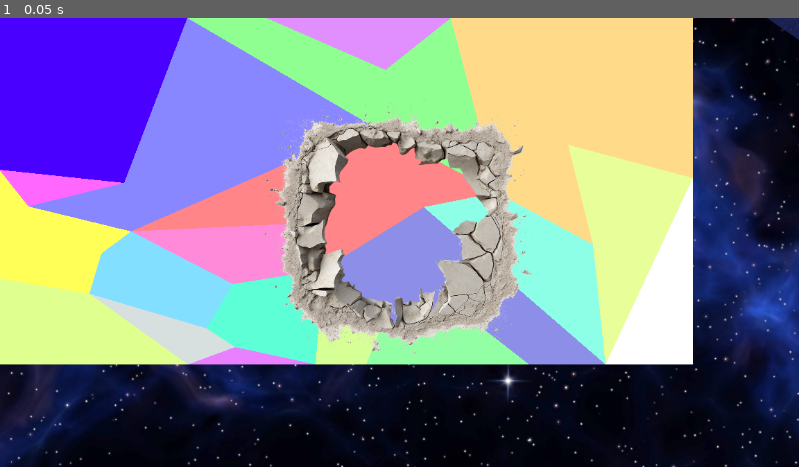
Above: before the commit, frame 1.
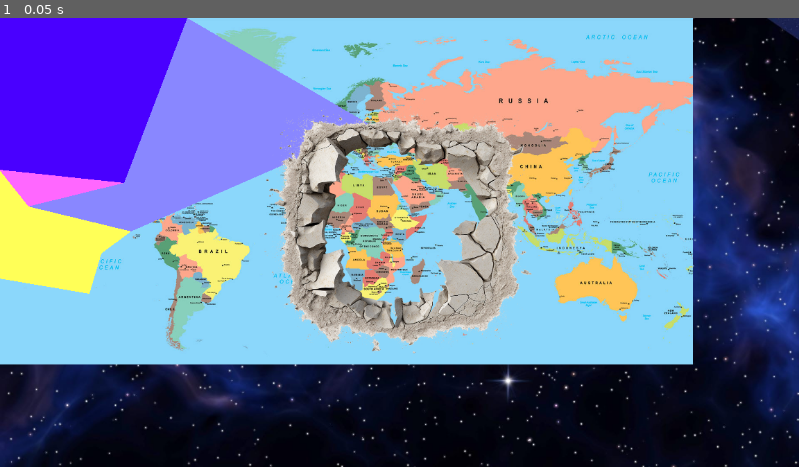
Above: after the commit, the same moment.

Repository: AnyaKol/Hive_Game_Jam
Game: Godot game, scene res://game.tscn
Same seed, same stepped clock (60 frames per second), same inputs: the game is played once before the commit and once after it.
Inputs:
- Up to frame 1 (0.05 s): no input

The runs differ from the first frame. In frame 1, 41% of the frame differs, in the area x 0-87%, y 0-78%.

Commit message:
Added main script

Diff:
--- a/get_the_world_together/game.tscn
+++ b/get_the_world_together/game.tscn
@@ -1,13 +1,15 @@
-[gd_scene load_steps=6 format=3 uid="uid://dmn2w6jg13fv1"]
+[gd_scene load_steps=7 format=3 uid="uid://dmn2w6jg13fv1"]
 
 [ext_resource type="Script" uid="uid://bto6073arruos" path="res://parallax_layer.gd" id="1_7jktm"]
 [ext_resource type="Texture2D" uid="uid://bgxotbhwpdb3t" path="res://map.jpg" id="1_80nbo"]
 [ext_resource type="Texture2D" uid="uid://b1x211dxvpg5e" path="res://back.jpg" id="1_fc0e3"]
+[ext_resource type="Script" uid="uid://bfddkpmr0vpsn" path="res://main.gd" id="1_ryrav"]
 [ext_resource type="Texture2D" uid="uid://crot410wa2p46" path="res://hole.png" id="3_7jktm"]
 
 [sub_resource type="ViewportTexture" id="ViewportTexture_eow3j"]
 
 [node name="game" type="Area2D"]
+script = ExtResource("1_ryrav")
 
 [node name="ParallaxBackground" type="ParallaxBackground" parent="."]
 
@@ -44,67 +46,83 @@
 polygon = PackedVector2Array(41, 272, 179, 238, 270, 0, 537, 156, 189, 308)
 
 [node name="5" type="Polygon2D" parent="."]
+visible = false
 color = Color(1, 0.521569, 0.537255, 1)
 polygon = PackedVector2Array(189, 308, 537, 156, 716, 252, 611, 273, 466, 363, 418, 297)
 
 [node name="6" type="Polygon2D" parent="."]
+visible = false
 color = Color(0.560784, 1, 0.568627, 1)
 polygon = PackedVector2Array(270, 0, 384, 0, 556, 75, 650, 0, 716, 252, 537, 156)
 
 [node name="7" type="Polygon2D" parent="."]
+visible = false
 color = Color(0.882353, 0.556863, 1, 1)
 polygon = PackedVector2Array(384, 0, 556, 75, 650, 0)
 
 [node name="8" type="Polygon2D" parent="."]
+visible = false
 color = Color(1, 0.862745, 0.541176, 1)
 polygon = PackedVector2Array(855, 327, 716, 252, 650, 0, 999, 0, 999, 231, 819, 183)
 
 [node name="9" type="Polygon2D" parent="."]
+visible = false
 color = Color(0.552941, 1, 0.901961, 1)
 polygon = PackedVector2Array(716, 252, 855, 327, 873, 500, 611, 273)
 
 [node name="10" type="Polygon2D" parent="."]
+visible = false
 color = Color(0.909804, 1, 0.6, 1)
 polygon = PackedVector2Array(819, 183, 999, 231, 873, 500, 855, 327)
 
 [node name="11" type="Polygon2D" parent="."]
+visible = false
 position = Vector2(-359, -168)
 color = Color(0.517647, 0.878431, 1, 1)
 polygon = PackedVector2Array(548, 476, 505, 508, 488, 566, 657, 616, 695, 552)
 
 [node name="12" type="Polygon2D" parent="."]
+visible = false
 color = Color(1, 0.545098, 0.854902, 1)
 polygon = PackedVector2Array(336, 384, 466, 363, 418, 297, 189, 308)
 
 [node name="13" type="Polygon2D" parent="."]
+visible = false
 position = Vector2(53, -237)
 color = Color(0.878431, 1, 0.560784, 1)
 polygon = PackedVector2Array(-54, 737, -54, 613, 76, 635, 218, 737)
 
 [node name="14" type="Polygon2D" parent="."]
+visible = false
 color = Color(0.847059, 0.87451, 0.87451, 1)
 polygon = PackedVector2Array(339, 475, 298, 448, 129, 398, 271, 500)
 
 [node name="15" type="Polygon2D" parent="."]
+visible = false
 polygon = PackedVector2Array(873, 500, 999, 500, 999, 231)
 
 [node name="16" type="Polygon2D" parent="."]
+visible = false
 color = Color(0.54902, 0.560784, 0.913725, 1)
 polygon = PackedVector2Array(873, 500, 611, 273, 466, 363, 548, 450, 651, 413, 763, 500)
 
 [node name="17" type="Polygon2D" parent="."]
+visible = false
 color = Color(0.580392, 1, 0.647059, 1)
 polygon = PackedVector2Array(763, 500, 651, 413, 548, 450, 528, 500)
 
 [node name="18" type="Polygon2D" parent="."]
+visible = false
 color = Color(0.364706, 1, 0.843137, 1)
 polygon = PackedVector2Array(339, 475, 298, 448, 336, 384, 466, 363, 455, 500)
 
 [node name="19" type="Polygon2D" parent="."]
+visible = false
 color = Color(0.913725, 0.501961, 1, 1)
 polygon = PackedVector2Array(271, 500, 339, 475, 455, 500)
 
 [node name="20" type="Polygon2D" parent="."]
+visible = false
 color = Color(0.843137, 1, 0.584314, 1)
 polygon = PackedVector2Array(455, 500, 466, 363, 548, 450, 528, 500)
 
--- /dev/null
+++ b/get_the_world_together/main.gd
@@ -0,0 +1,4 @@
+extends Area2D
+
+func _init():
+	print("Hello, world!")
Not shown, added: get_the_world_together/main.gd.uid
